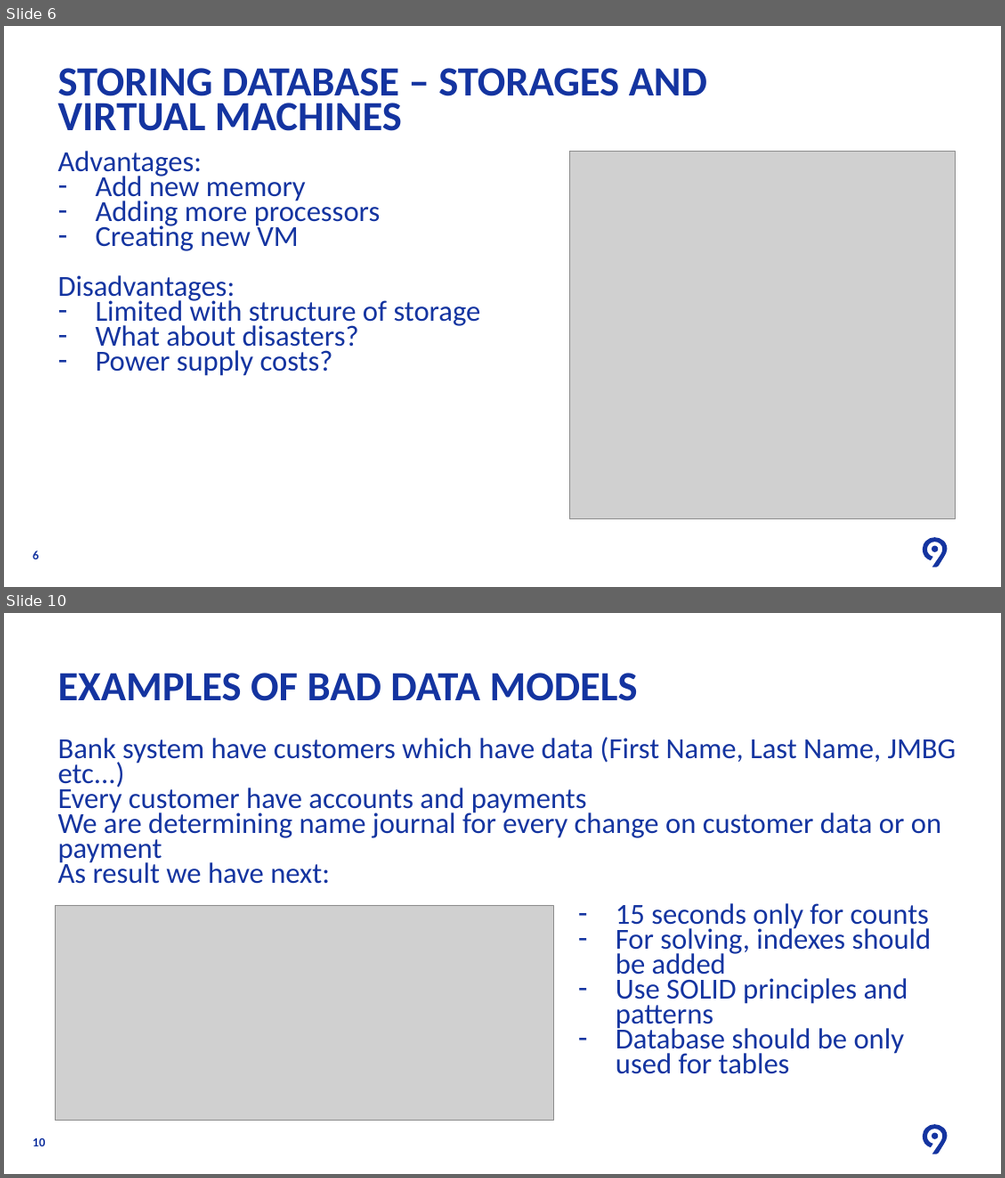
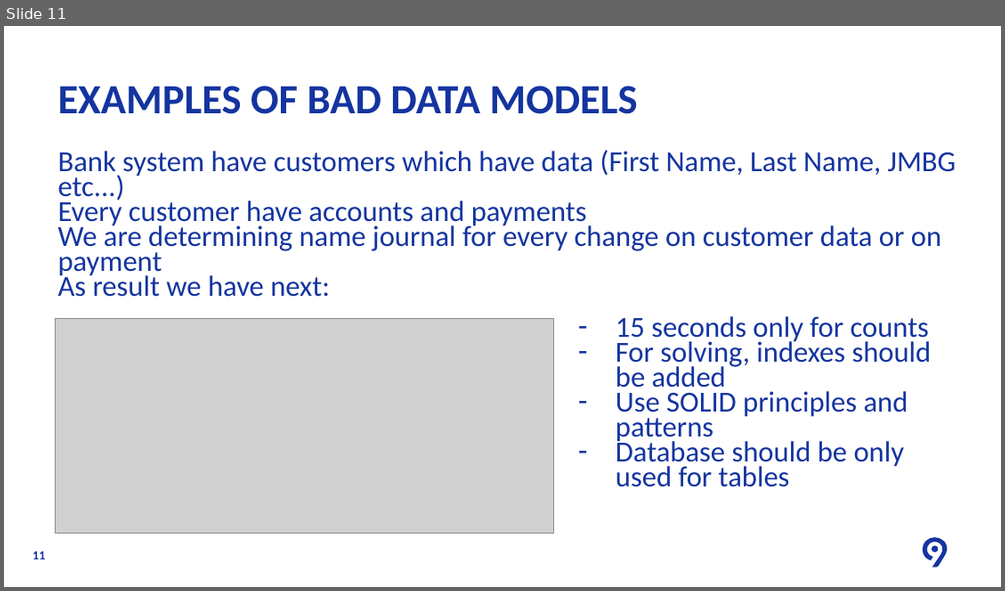
Before and after one commit to Levi9NS/Code9-2021, a slide deck: Azure Database (SQL and Cosmos)/SQL/Code9 2021 - SQL Database.pptx. Shown one above the other, each under a label of ours: slides 6 and 10 before the commit, slide 11 after it; the slides between them are not shown. The pictures are 1005x1178 and 1005x591 pixels, drawn with LibreOffice and Linux fonts; fonts in the diff are those of the drawing; grey boxes stand for pictures; background and template pictures are left out. Boxes give left, top, right and bottom in pixels: in the first picture for what was removed or moved away, otherwise in the second. Text is boxed around its words. In the diff, an @@ line names an element or a change of style, - is before the commit and + after.

```diff
--- a/Azure Database (SQL and Cosmos)/SQL/Code9 2021 - SQL Database.pptx
+++ b/Azure Database (SQL and Cosmos)/SQL/Code9 2021 - SQL Database.pptx
@@ slide 6 removed at [4,26,1001,587], background #FFFFFF; not listed: 2 template elements that a slide beside it also shows @@
@@ title removed at [58,68,707,131] @@
-STORING DATABASE – STORAGES AND VIRTUAL MACHINES
@@ text removed at [58,151,481,376] @@
-Advantages:
-– Add new memory
-– Adding more processors
-– Creating new VM
-Disadvantages:
-– Limited with structure of storage
-– What about disasters?
-– Power supply costs?
@@ picture removed at [569,151,955,519] @@
@@ page number removed at [32,550,39,559] @@
-6
@@ what was slide 10 is now slide 11 @@
@@ page number at [32,551,45,559]: text changed @@
-10
+11
```
Also in this commit, not shown: 5 slides changed, 4 slides added, 2 other slides removed.
